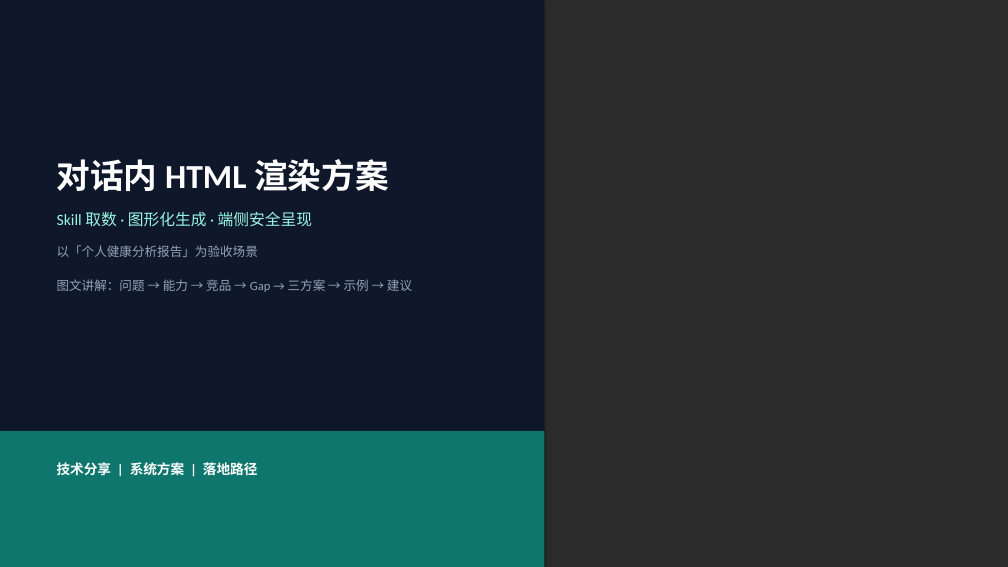
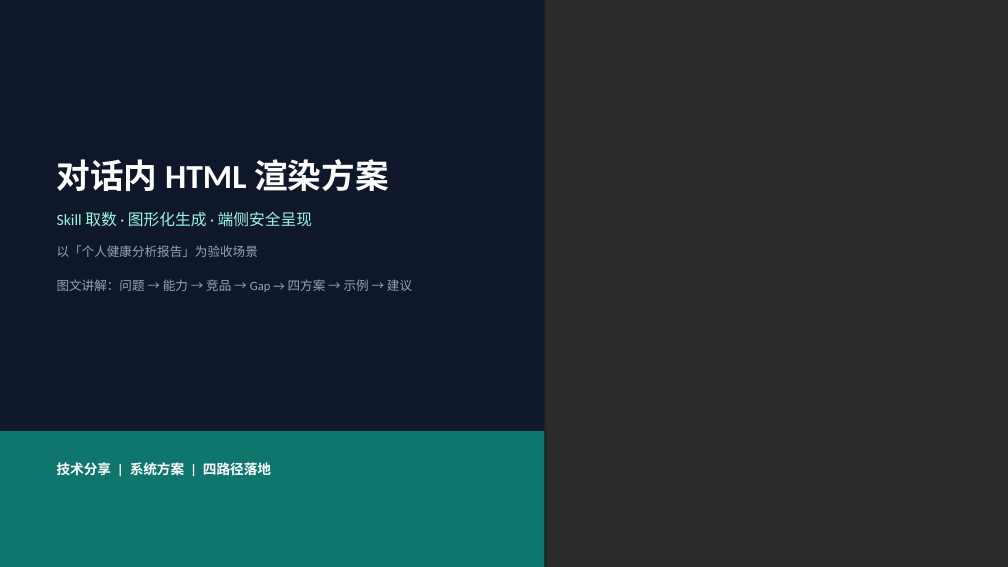
Before and after one commit to Lizzy67/leetcode, a slide deck: slide 1 of docs/agent_html_preview_proposal.pptx. Drawn at 1008x567 pixels with LibreOffice and Linux fonts; fonts in the diff are those of the drawing; background and template pictures are left out; a plain dark background stands for a picture behind light text. Boxes give left, top, right and bottom in pixels: in the first picture for what was removed or moved away, otherwise in the second. Text is boxed around its words. In the diff, an @@ line names an element or a change of style, - is before the commit and + after.

```diff
--- a/docs/agent_html_preview_proposal.pptx
+++ b/docs/agent_html_preview_proposal.pptx
@@ text at (57,245,412,292): text changed @@
-以「个人健康分析报告」为验收场景
-图文讲解：问题 → 能力 → 竞品 → Gap → 三方案 → 示例 → 建议
+以「个人健康分析报告」为验收场景
+图文讲解：问题 → 能力 → 竞品 → Gap → 四方案 → 示例 → 建议
@@ text at (57,461,271,479): text changed @@
-技术分享 | 系统方案 | 落地路径
+技术分享 | 系统方案 | 四路径落地
```
Also in this commit, not shown: 4 other slides changed, 1 slide added, 3 other files.
